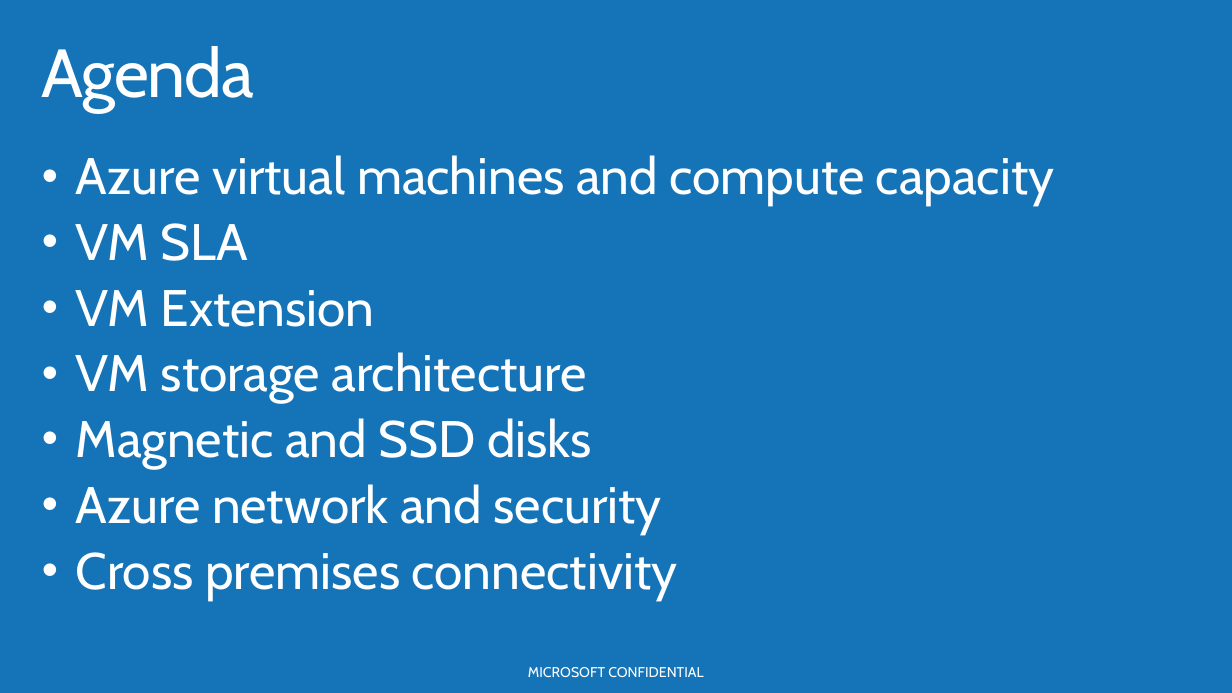
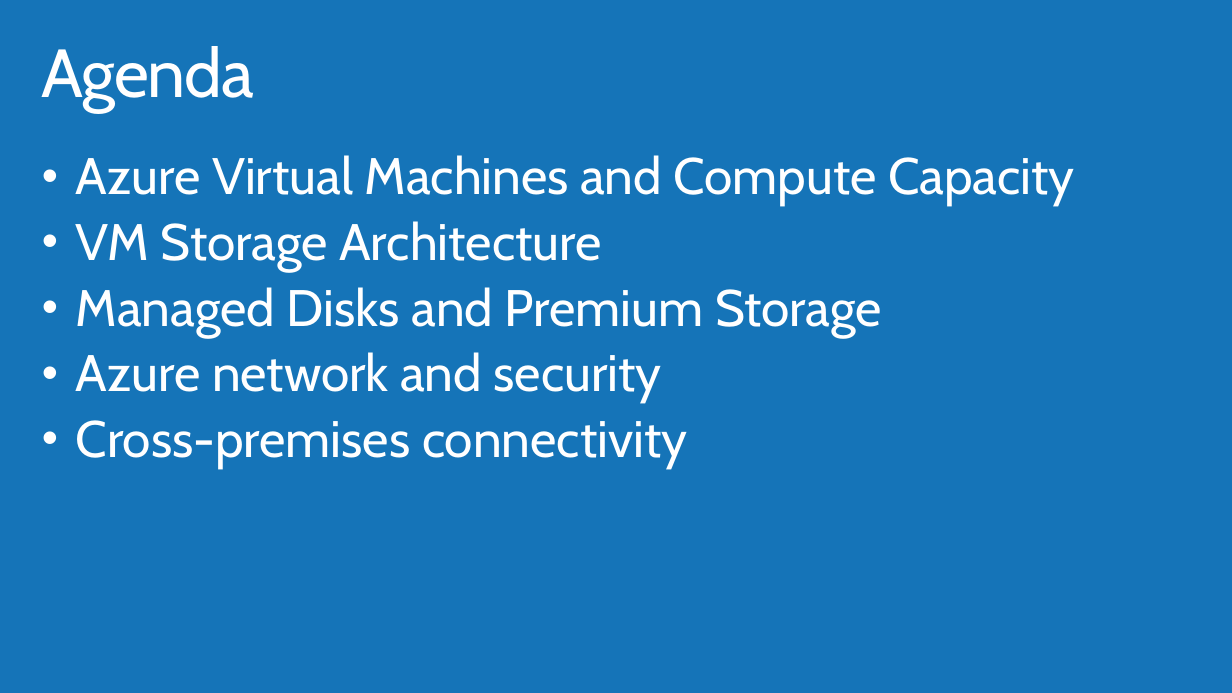
Before and after one commit to AzureCAT-GSI/SAP-on-Azure, a slide deck: slide 2 of Presentations/02_Azure_Compute_Storage_Network_for_SAP.pptx. Drawn at 1232x693 pixels with LibreOffice and Linux fonts; fonts in the diff are those of the drawing; background and template pictures are left out. Boxes give left, top, right and bottom in pixels: in the first picture for what was removed or moved away, otherwise in the second. Text is boxed around its words. In the diff, an @@ line names an element or a change of style, - is before the commit and + after.

```diff
--- a/Presentations/02_Azure_Compute_Storage_Network_for_SAP.pptx
+++ b/Presentations/02_Azure_Compute_Storage_Network_for_SAP.pptx
@@ text at (76,155,1075,337): text changed @@
-• Azure virtual machines and compute capacity
-• VM SLA
-• VM Extension
-• VM storage architecture
-• Magnetic and SSD disks
+• Azure Virtual Machines and Compute Capacity
+• VM Storage Architecture
+• Managed Disks and Premium Storage
@@ text at (76,420,687,468): text changed @@
-• Cross premises connectivity
+• Cross-premises connectivity
@@ text removed at (528,667,703,677) @@
-MICROSOFT CONFIDENTIAL
```
Also in this commit, not shown: 33 other slides changed, 12 slides added, 15 slides removed, 18 other files.
